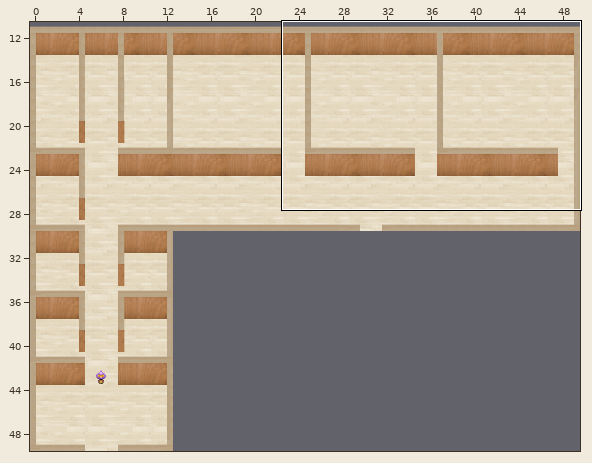
Tiled map (JSON): public/map/inn.json. The picture above shows the old version from afar; the outline marks the close-up.
Close-up. Before the edit:
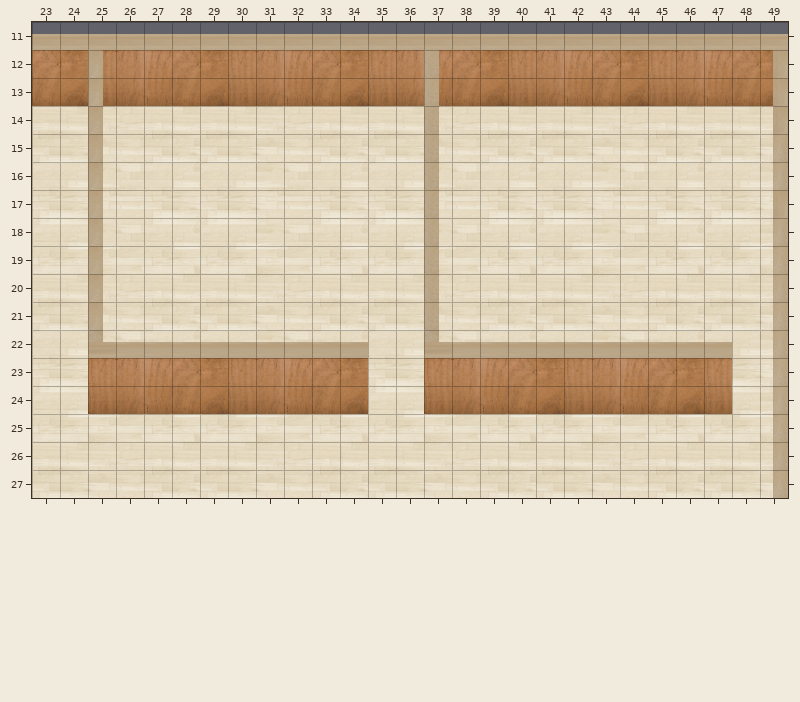
Cells are 32x32 px. Shown: x 23..49, y 11..27. The commit also changed other parts of the map, which this record leaves out. Tiles whose own drawing changed are shown in their newer look in all pictures.
New version:
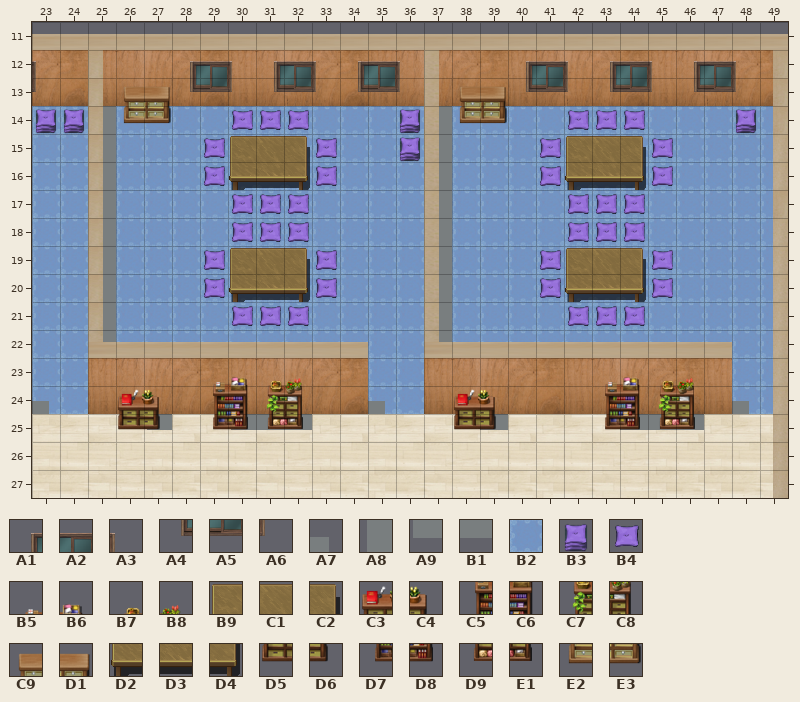
Key: from "inn": A1 30, A2 31, A3 32, A4 50, A5 51, A6 52, A7 77, A8 95, A9 98, B1 99, B2 230, B3 371, B4 373, B5 394, B6 395, B7 396, B8 397, B9 407, C1 408, C2 409, C3 412, C4 413, C5 414, C6 415, C7 416, C8 417, C9 418, D1 419, D2 427, D3 428, D4 429, D5 432, D6 433, D7 434, D8 435, D9 436, E1 437, E2 438, E3 439.
__ is an empty cell.
Tiles of an added or newly shown layer are drawn over the layers below it.
What changed:
Layer "carpet":
Tile B2 now appears in rows 14 to 22 at x 23 to 49; in rows 23 to 24 at x 23 to 24, 35 to 36 and 48 to 49.
Layer "shadow" (added):
Tile A7 now appears in row 24 at x 23, 35 and 48.
Tile A8 now appears in rows 14 to 22 at x 25 and 37.
Tile A9 now appears in row 25 at x 27 and 30.
Tile B1 now appears in row 25 at x 31 to 32, 39 and 44 to 46.
Layer "furniture" (added):
Tile B3 now appears in row 14 at x 23 to 24, 36 and 48; in row 15 at x 36.
Tile B4 now appears in row 14 at x 30 to 32 and 42 to 44; in rows 15 to 16 at x 29, 33, 41 and 45; in rows 17 to 18 at x 30 to 32 and 42 to 44; in rows 19 to 20 at x 29, 33, 41 and 45; in row 21 at x 30 to 32 and 42 to 44.
Tile B5 now appears in row 23 at x 29 and 43.
Tile B6 now appears in row 23 at x 30 and 44.
Tile B7 now appears in row 23 at x 31 and 45.
Tile B8 now appears in row 23 at x 32 and 46.
Tile B9 now appears in row 15 at x 30 and 42; in row 19 at x 30 and 42.
Tile C1 now appears in row 15 at x 31 and 43; in row 19 at x 31 and 43.
Tile C2 now appears in row 15 at x 32 and 44; in row 19 at x 32 and 44.
Tile C3 now appears in row 24 at x 26 and 38.
Tile C4 now appears in row 24 at x 27 and 39.
Tile C5 now appears in row 24 at x 29 and 43.
Tile C6 now appears in row 24 at x 30 and 44.
Tile C7 now appears in row 24 at x 31 and 45.
Tile C8 now appears in row 24 at x 32 and 46.
Tile C9 now appears in row 13 at x 26 and 38.
Tile D1 now appears in row 13 at x 27 and 39.
Tile D2 now appears in row 16 at x 30 and 42; in row 20 at x 30 and 42.
Tile D3 now appears in row 16 at x 31 and 43; in row 20 at x 31 and 43.
Tile D4 now appears in row 16 at x 32 and 44; in row 20 at x 32 and 44.
Tile D5 now appears in row 25 at x 26 and 38.
Tile D6 now appears in row 25 at x 27 and 39.
Tile D7 now appears in row 25 at x 29 and 43.
Tile D8 now appears in row 25 at x 30 and 44.
Tile D9 now appears in row 25 at x 31 and 45.
Tile E1 now appears in row 25 at x 32 and 46.
Tile E2 now appears in row 14 at x 26 and 38.
Tile E3 now appears in row 14 at x 27 and 39.
Layer "wall":
Tile A1 now appears in row 12 at x 28, 31, 34, 40, 43 and 46.
Tile A2 now appears in row 12 at x 29, 32, 35, 41, 44 and 47.
Tile A3 now appears in row 12 at x 23, 30, 33, 36, 42, 45 and 48.
Tile A4 now appears in row 13 at x 28, 31, 34, 40, 43 and 46.
Tile A5 now appears in row 13 at x 29, 32, 35, 41, 44 and 47.
Tile A6 now appears in row 13 at x 23, 30, 33, 36, 42, 45 and 48.
Pixel boxes of the changes (left, top, right, bottom) in both close-ups:
added: (32, 61, 773, 430)
